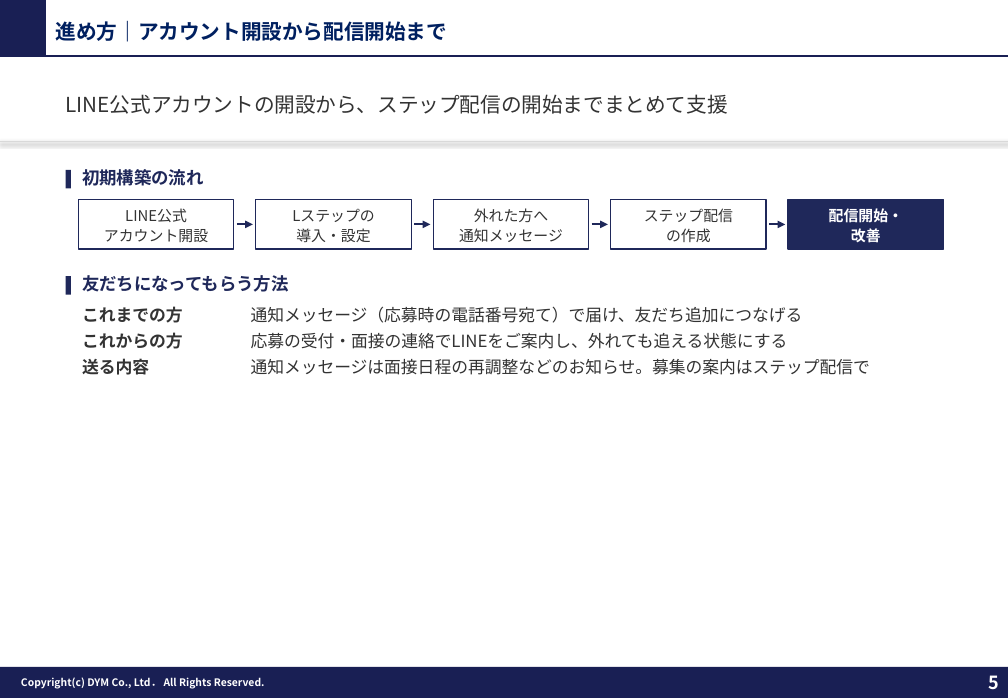
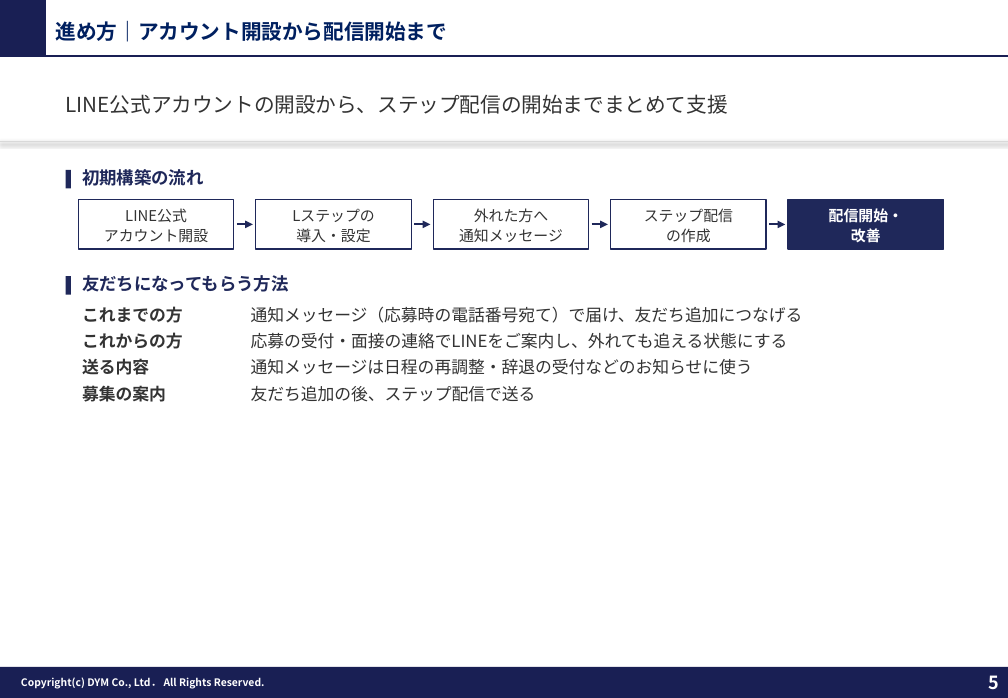
Before and after one commit to tonomura-r-dev/folder, a slide deck: slide 5 of 20261013_セキュリティー京葉御中_LINE採用追客のご提案.pptx. Drawn at 1008x698 pixels with LibreOffice and Linux fonts; fonts in the diff are those of the drawing; background and template pictures are left out. Boxes give left, top, right and bottom in pixels: in the first picture for what was removed or moved away, otherwise in the second. Text is boxed around its words. In the diff, an @@ line names an element or a change of style, - is before the commit and + after.

```diff
--- a/20261013_セキュリティー京葉御中_LINE採用追客のご提案.pptx
+++ b/20261013_セキュリティー京葉御中_LINE採用追客のご提案.pptx
@@ text at (251, 359, 753, 375): text changed @@
-通知メッセージは面接日程の再調整などのお知らせ。募集の案内はステップ配信で
+通知メッセージは日程の再調整・辞退の受付などのお知らせに使う
@@ text added at (82, 385, 166, 402), 13 pt, text #333333, bold @@
+募集の案内
@@ text added at (251, 386, 536, 402), 13 pt, text #333333 @@
+友だち追加の後、ステップ配信で送る
```
Also in this commit, not shown: 2 other slides changed, 3 other files.
